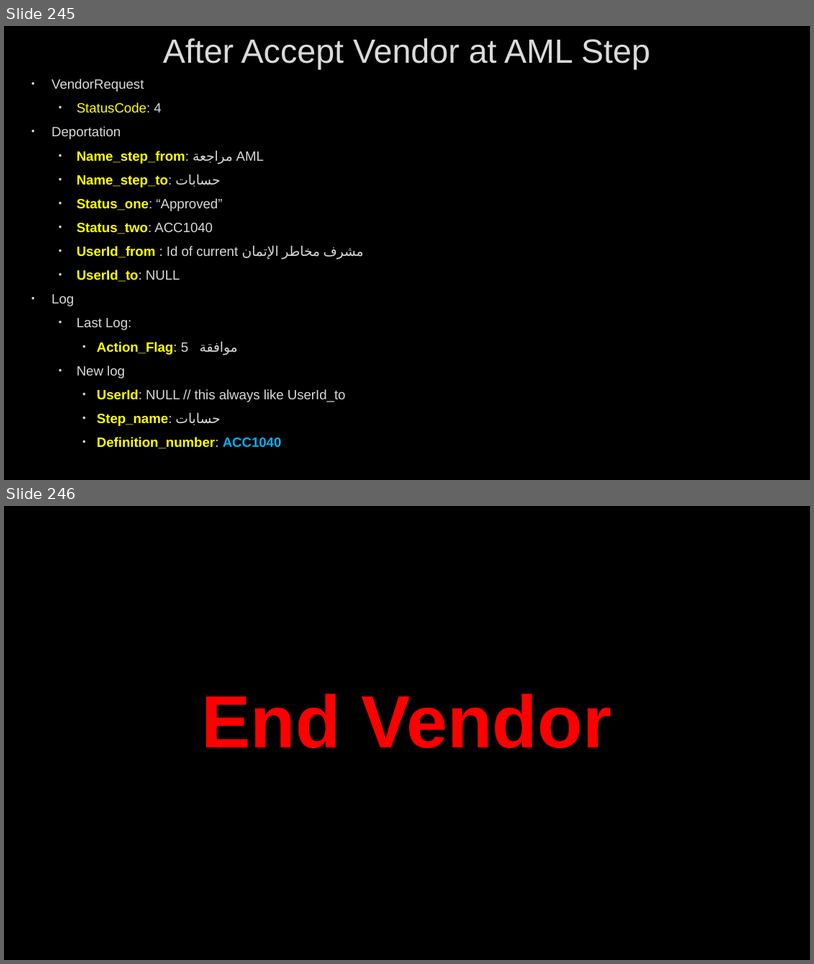
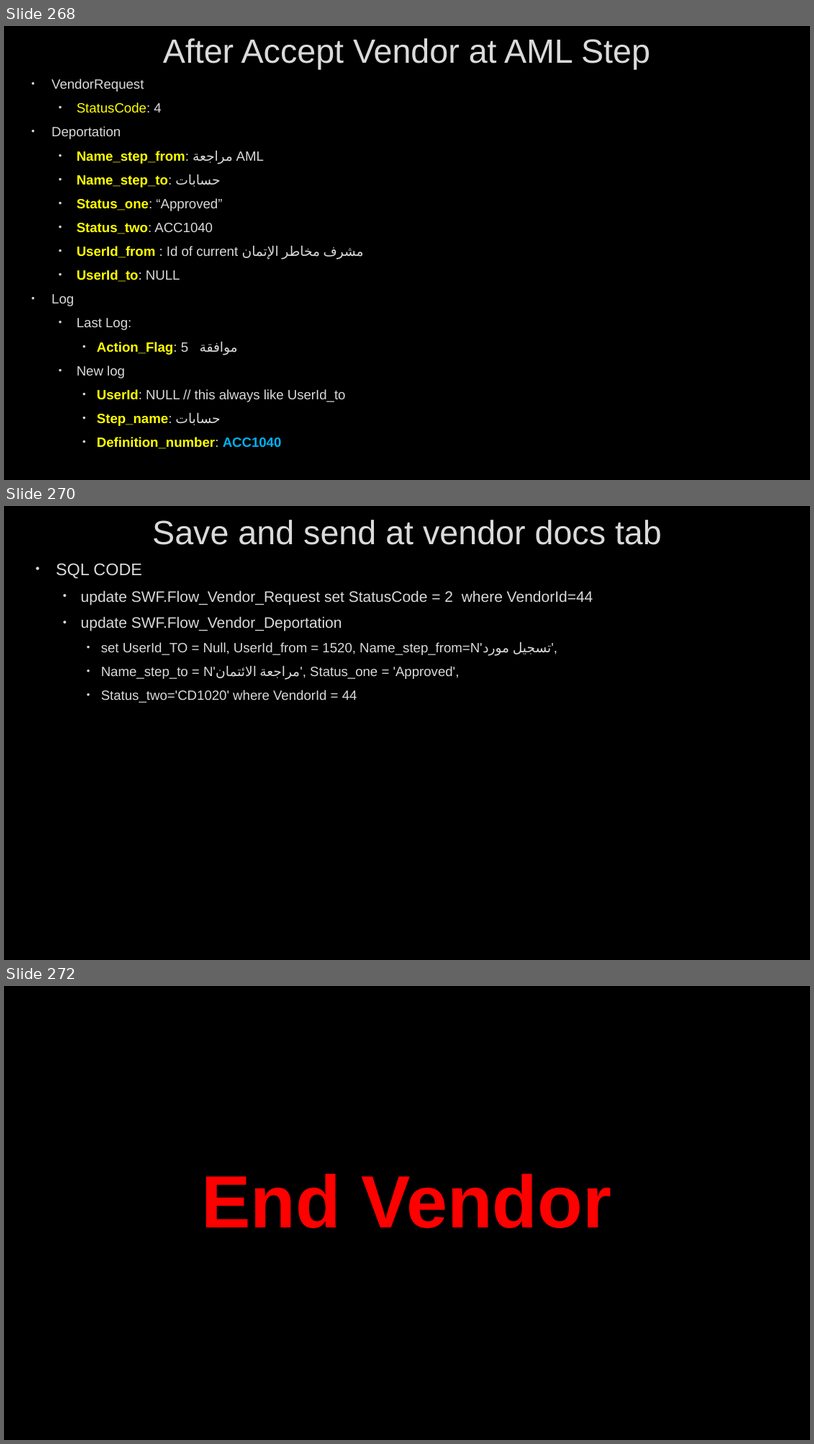
Before and after one commit to AhmedMohamedSamir1/Summary, a slide deck: Dot Net/Business.pptx. Shown one above the other, each under a label of ours: slides 245 and 246 before the commit, slides 268, 270 and 272 after it; the slides between them are not shown. The pictures are 814x964 and 814x1444 pixels, drawn with LibreOffice and Linux fonts; fonts in the diff are those of the drawing; background and template pictures are left out. Boxes give left, top, right and bottom in pixels: in the first picture for what was removed or moved away, otherwise in the second. Text is boxed around its words. In the diff, an @@ line names an element or a change of style, - is before the commit and + after.

```diff
--- a/Dot Net/Business.pptx
+++ b/Dot Net/Business.pptx
@@ slide 270 added at (4,506,810,960), background picture (left out) @@
@@ title added at (152,520,662,545), 40 pt, text #DADADA @@
+Save and send at vendor docs tab
@@ text added at (56,563,594,703), 16 pt, text #DADADA @@
+• SQL CODE
+  • update SWF.Flow_Vendor_Request set StatusCode = 2 where VendorId=44
+  • update SWF.Flow_Vendor_Deportation
+    • set UserId_TO = Null, UserId_from = 1520, Name_step_from=N'تسجيل مورد',
+    • Name_step_to = N'مراجعة الائتمان', Status_one = 'Approved',
+    • Status_two='CD1020' where VendorId = 44
@@ what was slide 245 is now slide 268 @@
@@ what was slide 246 is now slide 272 @@
```
Also in this commit, not shown: 16 slides changed, 37 other slides added, 2 slides removed, 7 other files.
